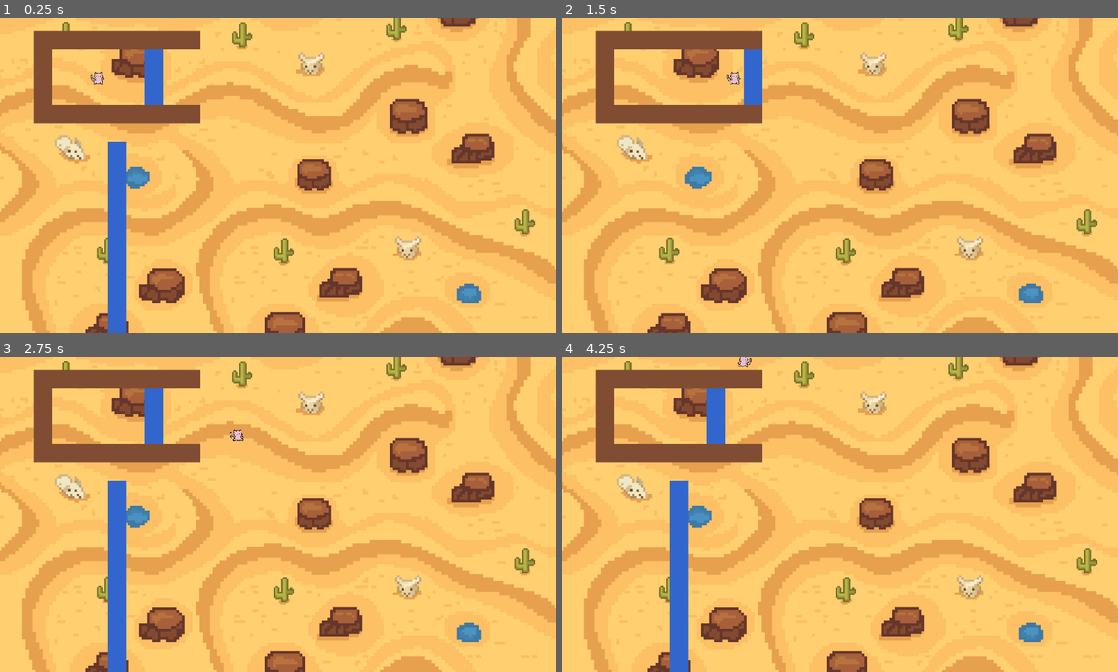
Above: before the commit, frames 1-4 (two rows, left to right).
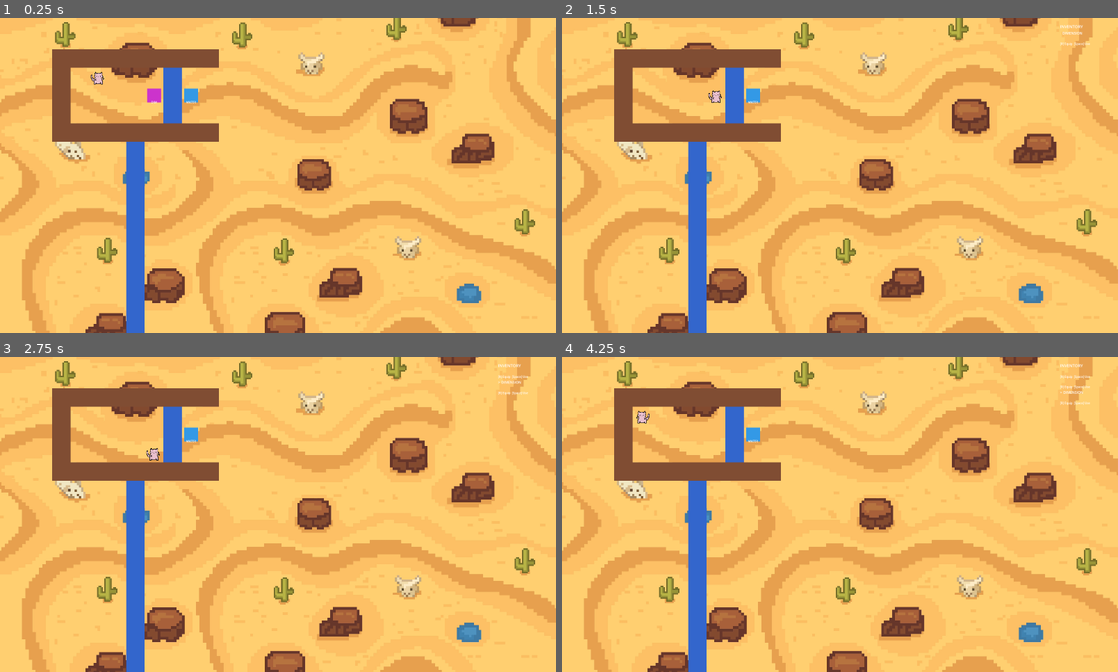
Above: after the commit, the same moments.

Repository: Lem0naise/damaskus
Game: Godot game, scene res://ingame.tscn
Same seed, same stepped clock (60 frames per second), same inputs: the game is played once before the commit and once after it. This scene is started directly instead of the project's main scene.
Inputs:
- Up to frame 1 (0.25 s): no input
- Up to frame 2 (1.5 s): tap Enter (ui_accept) at 0.5, 0.77, 1.07 s; hold Right (ui_right) 0.53-1.28 s; tap R (equip_mask, bound only after the commit) at 0.6 s; tap E (pickup, bound only after the commit) at 0.8, 1.35 s; hold Down (ui_down) from 1.28 s (still down)
- Up to frame 3 (2.75 s): tap Enter (ui_accept) at 1.52, 1.55, 1.82, 2.1 s; release Down (ui_down) at 2.03 s; hold Right (ui_right) from 2.03 s (still down); tap R (equip_mask, bound only after the commit) at 2.3 s
- Up to frame 4 (4.25 s): release Right (ui_right) at 2.78 s; hold Up (ui_up) 2.78-3.53 s; tap R (equip_mask, bound only after the commit) at 2.85 s; tap Enter (ui_accept) at 3.02, 3.32, 3.77, 3.8, 4.07 s; tap E (pickup, bound only after the commit) at 3.05, 3.6 s; hold Left (ui_left) from 3.53 s (still down)

The runs differ from the first frame. In frame 1, 13% of the frame differs, in the area x 6-40%, y 3-100%; in frame 2, 11%; in frame 3, 13%; in frame 4, 13%, in the area x 6-95%, y 0-100%.

Commit message:
Implement mask system with inventory management; add dimension and water masks, and update player controls for mask interactions

Diff:
--- a/ingame.tscn
+++ b/ingame.tscn
@@ -1,12 +1,14 @@
 [gd_scene format=3 uid="uid://be6wlemx8vb0v"]
 
 [ext_resource type="Script" uid="uid://b1b838dtpkty8" path="res://scripts/core/GridManager.gd" id="1_gridmanager"]
-[ext_resource type="Script" path="res://scripts/core/IngameManager.gd" id="1_ingamemanager"]
+[ext_resource type="Script" uid="uid://dbfxa2deqsx6x" path="res://scripts/core/IngameManager.gd" id="1_ingamemanager"]
 [ext_resource type="PackedScene" uid="uid://bvw8qm7xj0qqn" path="res://scenes/player.tscn" id="2_player"]
 [ext_resource type="Script" uid="uid://cunkdau8fdrh" path="res://scripts/core/GridDrawer.gd" id="4_griddrawer"]
 [ext_resource type="PackedScene" uid="uid://cqkw5y8nx7xle" path="res://scenes/objects/wall.tscn" id="5_wall"]
 [ext_resource type="PackedScene" uid="uid://dlonf04fiy5nb" path="res://scenes/objects/water.tscn" id="6_water"]
 [ext_resource type="Texture2D" uid="uid://c28f11wxipbai" path="res://assets/background.png" id="7_ic5ef"]
+[ext_resource type="PackedScene" uid="uid://cnqvj8wry4nxi" path="res://scenes/ui/inventory_ui.tscn" id="8_inventory"]
+[ext_resource type="PackedScene" uid="uid://brxn5px8j3xkr" path="res://scenes/objects/mask.tscn" id="9_mask"]
 
 [node name="Ingame" type="Node2D" unique_id=1079480780]
 script = ExtResource("1_ingamemanager")
@@ -33,144 +35,159 @@
 [node name="Walls" type="Node2D" parent="." unique_id=339236577]
 
 [node name="Wall1" parent="Walls" unique_id=193411329 instance=ExtResource("5_wall")]
-position = Vector2(352, 224)
+position = Vector2(416, 288)
 dimension_ids = [0, 1]
 
 [node name="Wall2" parent="Walls" unique_id=645148250 instance=ExtResource("5_wall")]
-position = Vector2(544, 224)
+position = Vector2(608, 288)
 dimension_ids = [0, 1]
 
 [node name="Wall3" parent="Walls" unique_id=1159217957 instance=ExtResource("5_wall")]
-position = Vector2(416, 224)
+position = Vector2(480, 288)
 dimension_ids = [0, 1]
 
 [node name="Wall4" parent="Walls" unique_id=1211422296 instance=ExtResource("5_wall")]
-position = Vector2(672, 224)
+position = Vector2(736, 288)
 dimension_ids = [0, 1]
 
 [node name="Wall5" parent="Walls" unique_id=1661555857 instance=ExtResource("5_wall")]
-position = Vector2(608, 224)
+position = Vector2(672, 288)
 dimension_ids = [0, 1]
 
 [node name="Wall6" parent="Walls" unique_id=121459845 instance=ExtResource("5_wall")]
-position = Vector2(608, 480)
+position = Vector2(672, 544)
 dimension_ids = [0, 1]
 
 [node name="Wall7" parent="Walls" unique_id=1608762357 instance=ExtResource("5_wall")]
-position = Vector2(480, 480)
+position = Vector2(544, 544)
 dimension_ids = [0, 1]
 
 [node name="Wall8" parent="Walls" unique_id=1556159081 instance=ExtResource("5_wall")]
-position = Vector2(416, 480)
+position = Vector2(480, 544)
 dimension_ids = [0, 1]
 
 [node name="Wall13" parent="Walls" unique_id=1130877994 instance=ExtResource("5_wall")]
-position = Vector2(288, 480)
+position = Vector2(352, 544)
 dimension_ids = [0, 1]
 
 [node name="Wall9" parent="Walls" unique_id=1086298045 instance=ExtResource("5_wall")]
-position = Vector2(352, 480)
+position = Vector2(416, 544)
 dimension_ids = [0, 1]
 
 [node name="Wall10" parent="Walls" unique_id=1147903280 instance=ExtResource("5_wall")]
-position = Vector2(672, 480)
+position = Vector2(736, 544)
 dimension_ids = [0, 1]
 
 [node name="Wall11" parent="Walls" unique_id=910667753 instance=ExtResource("5_wall")]
-position = Vector2(544, 480)
+position = Vector2(608, 544)
 dimension_ids = [0, 1]
 
 [node name="Wall12" parent="Walls" unique_id=774506988 instance=ExtResource("5_wall")]
-position = Vector2(480, 224)
+position = Vector2(544, 288)
 dimension_ids = [0, 1]
 
 [node name="Wall14" parent="Walls" unique_id=240254217 instance=ExtResource("5_wall")]
-position = Vector2(224, 224)
+position = Vector2(288, 288)
 dimension_ids = [0, 1]
 
 [node name="Wall15" parent="Walls" unique_id=1535500232 instance=ExtResource("5_wall")]
-position = Vector2(288, 224)
+position = Vector2(352, 288)
 dimension_ids = [0, 1]
 
 [node name="Wall16" parent="Walls" unique_id=588578015 instance=ExtResource("5_wall")]
+position = Vector2(288, 544)
+dimension_ids = [0, 1]
+
+[node name="Wall17" parent="Walls" unique_id=1101844957 instance=ExtResource("5_wall")]
+position = Vector2(224, 288)
+dimension_ids = [0, 1]
+
+[node name="Wall18" parent="Walls" unique_id=1963182373 instance=ExtResource("5_wall")]
 position = Vector2(224, 480)
 dimension_ids = [0, 1]
 
-[node name="Wall17" parent="Walls" unique_id=1101844957 instance=ExtResource("5_wall")]
-position = Vector2(160, 224)
-dimension_ids = [0, 1]
-
-[node name="Wall18" parent="Walls" unique_id=1963182373 instance=ExtResource("5_wall")]
-position = Vector2(160, 416)
-dimension_ids = [0, 1]
-
 [node name="Wall19" parent="Walls" unique_id=1900868947 instance=ExtResource("5_wall")]
-position = Vector2(160, 288)
+position = Vector2(224, 352)
 dimension_ids = [0, 1]
 
 [node name="Wall20" parent="Walls" unique_id=1007116767 instance=ExtResource("5_wall")]
-position = Vector2(160, 352)
+position = Vector2(224, 416)
 dimension_ids = [0, 1]
 
 [node name="Wall21" parent="Walls" unique_id=1067806368 instance=ExtResource("5_wall")]
-position = Vector2(160, 480)
+position = Vector2(224, 544)
 dimension_ids = [0, 1]
 
 [node name="Water" type="Node2D" parent="." unique_id=1636455866]
 
 [node name="Water1" parent="Water" unique_id=1069940404 instance=ExtResource("6_water")]
-position = Vector2(416, 672)
+position = Vector2(480, 736)
 
 [node name="Water2" parent="Water" unique_id=1995521747 instance=ExtResource("6_water")]
-position = Vector2(416, 608)
+position = Vector2(480, 672)
+
+[node name="Water18" parent="Water" unique_id=813737547 instance=ExtResource("6_water")]
+position = Vector2(480, 608)
 
 [node name="Water3" parent="Water" unique_id=1711233800 instance=ExtResource("6_water")]
-position = Vector2(416, 1248)
+position = Vector2(480, 1312)
 
 [node name="Water4" parent="Water" unique_id=2126841222 instance=ExtResource("6_water")]
-position = Vector2(544, 352)
+position = Vector2(608, 416)
 
 [node name="Water5" parent="Water" unique_id=1927024345 instance=ExtResource("6_water")]
-position = Vector2(544, 416)
+position = Vector2(608, 480)
 
 [node name="Water6" parent="Water" unique_id=1371371859 instance=ExtResource("6_water")]
-position = Vector2(672, 416)
+position = Vector2(736, 480)
 dimension_ids = [1]
 
 [node name="Water7" parent="Water" unique_id=972238219 instance=ExtResource("6_water")]
-position = Vector2(544, 288)
+position = Vector2(608, 352)
 
 [node name="Water8" parent="Water" unique_id=1822422196 instance=ExtResource("6_water")]
-position = Vector2(416, 800)
+position = Vector2(480, 864)
 
 [node name="Water9" parent="Water" unique_id=928695930 instance=ExtResource("6_water")]
-position = Vector2(416, 1184)
+position = Vector2(480, 1248)
 
 [node name="Water17" parent="Water" unique_id=624165737 instance=ExtResource("6_water")]
-position = Vector2(672, 352)
+position = Vector2(736, 416)
 dimension_ids = [1]
 
 [node name="Water10" parent="Water" unique_id=944526456 instance=ExtResource("6_water")]
-position = Vector2(416, 1120)
+position = Vector2(480, 1184)
 
 [node name="Water11" parent="Water" unique_id=1492278661 instance=ExtResource("6_water")]
-position = Vector2(416, 1056)
+position = Vector2(480, 1120)
 
 [node name="Water12" parent="Water" unique_id=629211257 instance=ExtResource("6_water")]
-position = Vector2(416, 992)
+position = Vector2(480, 1056)
 
 [node name="Water13" parent="Water" unique_id=333128214 instance=ExtResource("6_water")]
-position = Vector2(416, 928)
+position = Vector2(480, 992)
 
 [node name="Water14" parent="Water" unique_id=529196536 instance=ExtResource("6_water")]
-position = Vector2(416, 864)
+position = Vector2(480, 928)
 
 [node name="Water15" parent="Water" unique_id=1379613661 instance=ExtResource("6_water")]
-position = Vector2(672, 288)
+position = Vector2(736, 352)
 dimension_ids = [1]
 
 [node name="Water16" parent="Water" unique_id=341358967 instance=ExtResource("6_water")]
-position = Vector2(416, 736)
+position = Vector2(480, 800)
 
 [node name="Camera2D" type="Camera2D" parent="." unique_id=589967515]
 position = Vector2(972, 692)
+
+[node name="InventoryUI" parent="." instance=ExtResource("8_inventory")]
+
+[node name="Masks" type="Node2D" parent="."]
+
+[node name="DimensionMask" parent="Masks" instance=ExtResource("9_mask")]
+position = Vector2(544, 416)
+mask_type = 1
+
+[node name="WaterMask" parent="Masks" instance=ExtResource("9_mask")]
+position = Vector2(672, 416)
+mask_type = 2
--- a/project.godot
+++ b/project.godot
@@ -45,6 +45,16 @@
 "events": [Object(InputEventKey,"resource_local_to_scene":false,"resource_name":"","device":0,"window_id":0,"alt_presse …(189 unchanged characters)…
 ]
 }
+pickup={
+"deadzone": 0.5,
+"events": [Object(InputEventKey,"resource_local_to_scene":false,"resource_name":"","device":0,"window_id":0,"alt_pressed":false,"shift_pressed":false,"ctrl_pressed":false,"meta_pressed":false,"pressed":false,"keycode":0,"physical_keycode":69,"key_label":0,"unicode":0,"location":0,"echo":false,"script":null)
+]
+}
+equip_mask={
+"deadzone": 0.5,
+"events": [Object(InputEventKey,"resource_local_to_scene":false,"resource_name":"","device":0,"window_id":0,"alt_pressed":false,"shift_pressed":false,"ctrl_pressed":false,"meta_pressed":false,"pressed":false,"keycode":0,"physical_keycode":82,"key_label":0,"unicode":0,"location":0,"echo":false,"script":null)
+]
+}
 
 [physics]
 
--- /dev/null
+++ b/scenes/objects/mask.tscn
@@ -0,0 +1,6 @@
+[gd_scene format=3 uid="uid://brxn5px8j3xkr"]
+
+[ext_resource type="Script" path="res://scripts/objects/Mask.gd" id="1_mask"]
+
+[node name="Mask" type="Node2D"]
+script = ExtResource("1_mask")
--- /dev/null
+++ b/scenes/ui/inventory_ui.tscn
@@ -0,0 +1,10 @@
+[gd_scene load_steps=2 format=3 uid="uid://cnqvj8wry4nxi"]
+
+[ext_resource type="Script" path="res://scripts/ui/InventoryUI.gd" id="1_inventory"]
+
+[node name="InventoryUI" type="CanvasLayer"]
+script = ExtResource("1_inventory")
+
+[node name="InventoryContainer" type="VBoxContainer" parent="."]
+offset_right = 200.0
+offset_bottom = 300.0
--- a/scripts/entities/Player.gd
+++ b/scripts/entities/Player.gd
@@ -26,8 +26,9 @@
 var last_held_direction: Vector2i = Vector2i.ZERO
 
 # Mask system
-enum MaskType { NONE, GOLEM, SPIRIT, MIRROR, MIMIC }
+enum MaskType { NONE, DIMENSION, WATER }
 var current_mask: MaskType = MaskType.NONE
+var inventory: Array[MaskType] = []  # Masks the player has collected
 
 # Player state (NULL state by default)
 var is_intangible: bool = false  # Can walk through walls when true
@@ -71,9 +72,18 @@
 	# Handle input
 	handle_input()
 
-	# Handle dimension switching
+	# Handle dimension switching (only if wearing DIMENSION mask)
 	if Input.is_action_just_pressed("ui_accept"):  # Default: spacebar
-		switch_dimension()
+		if current_mask == MaskType.DIMENSION:
+			switch_dimension()
+
+	# Handle pickup
+	if Input.is_action_just_pressed("pickup"):  # E key
+		try_pickup()
+
+	# Handle equip mask
+	if Input.is_action_just_pressed("equip_mask"):  # R key
+		cycle_equipped_mask()
 
 	# Process movement
 	if is_moving:
@@ -87,6 +97,7 @@
 # Switch dimension and update all objects
 func switch_dimension():
 	current_dimension = (current_dimension + 1) % NUM_DIMENSIONS
+	print("Switched to dimension ", current_dimension)
 	# Notify all objects to update their visibility/collision
 	var ingame = get_tree().get_root().get_node("Ingame")
 	if ingame:
@@ -95,6 +106,50 @@
 				for obj in ingame.get_node(group).get_children():
 					if obj.has_method("update_dimension_visibility"):
 						obj.update_dimension_visibility(current_dimension)
+
+# Try to pick up a mask at the current position
+func try_pickup():
+	var ingame = get_tree().get_root().get_node("Ingame")
+	if not ingame or not ingame.has_node("Masks"):
+		return
+
+	# Check for masks at current grid position
+	for mask_obj in ingame.get_node("Masks").get_children():
+		if mask_obj.has_method("pickup"):
+			var mask_grid_pos = grid_manager.world_to_grid(mask_obj.global_position)
+			if mask_grid_pos == grid_position:
+				# Pick up the mask
+				var mask_type = mask_obj.mask_type
+				if not inventory.has(mask_type):
+					inventory.append(mask_type)
+					print("Picked up ", MaskType.keys()[mask_type], " mask!")
+					mask_obj.pickup()
+					update_inventory_ui()
+				return
+
+# Cycle through equipped masks
+func cycle_equipped_mask():
+	if inventory.size() == 0:
+		print("No masks in inventory!")
+		return
+
+	# Find current mask index in inventory
+	var current_index = inventory.find(current_mask)
+
+	# Cycle to next mask in inventory
+	if current_index == -1:
+		# No mask equipped, equip first in inventory
+		wear_mask(inventory[0])
+	else:
+		# Cycle to next mask
+		var next_index = (current_index + 1) % inventory.size()
+		wear_mask(inventory[next_index])
+
+# Update inventory UI
+func update_inventory_ui():
+	var ui = get_node_or_null("/root/Ingame/InventoryUI")
+	if ui and ui.has_method("update_inventory"):
+		ui.update_inventory(inventory, current_mask)
 
 func handle_input():
 	var input_dir = Vector2i.ZERO
@@ -174,9 +229,28 @@
 
 	# Check for solid tiles (walls, water, etc.) in the current dimension
 	if grid_manager.is_solid(target_pos, current_dimension):
+		# Special case: if it's water and we have FLOAT property, we can pass
+		if is_water_tile(target_pos) and has_property("FLOAT"):
+			return true
 		return false
 
 	return true
+
+func is_water_tile(target_pos: Vector2i) -> bool:
+	# Check if there's a water object at this position
+	var ingame = get_tree().get_root().get_node("Ingame")
+	if not ingame or not ingame.has_node("Water"):
+		return false
+
+	for water_obj in ingame.get_node("Water").get_children():
+		if grid_manager:
+			var water_grid_pos = grid_manager.world_to_grid(water_obj.global_position)
+			if water_grid_pos == target_pos:
+				# Check if this water is in the current dimension
+				if water_obj.has_method("update_dimension_visibility"):
+					return water_obj.visible
+				return true
+	return false
 
 func animate_movement(delta):
 	var target_world_pos = grid_manager.grid_to_world(grid_position)
@@ -214,6 +288,7 @@
 func wear_mask(mask_type: MaskType):
 	current_mask = mask_type
 	update_mask_properties()
+	update_inventory_ui()
 
 func remove_mask():
 	current_mask = MaskType.NONE
@@ -225,28 +300,19 @@
 
 	match current_mask:
 		MaskType.NONE:
-			# NULL state - solid by default, can't walk through walls
+			# NULL state - solid by default, can't walk through walls or water
 			is_intangible = false
-
-		MaskType.GOLEM:
-			# SOLID, HEAVY, SINK
+			properties = []
+
+		MaskType.DIMENSION:
+			# DIMENSION - allows switching between dimensions with spacebar
 			is_intangible = false
-			properties = ["SOLID", "HEAVY", "SINK"]
-
-		MaskType.SPIRIT:
-			# FLOAT, WEAK
+			properties = ["DIMENSION_SHIFT"]
+
+		MaskType.WATER:
+			# WATER - allows floating on water
 			is_intangible = false
-			properties = ["FLOAT", "WEAK"]
-
-		MaskType.MIRROR:
-			# REFLECT
-			is_intangible = false
-			properties = ["SOLID", "REFLECT"]
-
-		MaskType.MIMIC:
-			# COPY
-			is_intangible = false
-			properties = ["SOLID", "COPY"]
+			properties = ["FLOAT"]
 
 	print("Mask changed: ", MaskType.keys()[current_mask], " Properties: ", properties)
 
--- /dev/null
+++ b/scripts/objects/Mask.gd
@@ -0,0 +1,67 @@
+@tool
+extends GameObject
+class_name Mask
+
+# Match Player's MaskType enum
+enum MaskType { NONE, DIMENSION, WATER }
+
+@export var mask_type: MaskType = MaskType.DIMENSION
+var sprite: ColorRect
+var label: Label
+
+func _ready():
+	# Masks are not solid, player can walk through them
+	is_solid = false
+	is_pushable = false
+	object_type = "mask"
+
+	# Create sprite if it doesn't exist
+	if not sprite:
+		create_sprite()
+
+	# Call parent ready to register with grid
+	super._ready()
+
+func create_sprite():
+	# Remove any existing children first
+	for child in get_children():
+		if child is ColorRect or child is Label:
+			child.queue_free()
+
+	# Create visual representation
+	sprite = ColorRect.new()
+	sprite.size = Vector2(48, 48)
+	sprite.position = Vector2(-24, -24)
+	sprite.color = get_mask_color()
+	add_child(sprite)
+
+	# Add label
+	label = Label.new()
+	label.position = Vector2(-28, 16)
+	label.size = Vector2(56, 20)
+	label.text = get_mask_name()
+	label.horizontal_alignment = HORIZONTAL_ALIGNMENT_CENTER
+	label.add_theme_font_size_override("font_size", 10)
+	add_child(label)
+
+func get_mask_color() -> Color:
+	match mask_type:
+		MaskType.DIMENSION:
+			return Color(0.8, 0.2, 0.8, 1)  # Purple
+		MaskType.WATER:
+			return Color(0.2, 0.6, 0.9, 1)  # Blue
+		_:
+			return Color(1, 1, 1, 1)
+
+func get_mask_name() -> String:
+	match mask_type:
+		MaskType.DIMENSION:
+			return "DIM"
+		MaskType.WATER:
+			return "WATER"
+		_:
+			return "MASK"
+
+func pickup():
+	# Called when player picks up this mask
+	queue_free()
--- /dev/null
+++ b/scripts/ui/InventoryUI.gd
@@ -0,0 +1,53 @@
+extends CanvasLayer
+
+@onready var inventory_container: VBoxContainer = $InventoryContainer
+@onready var player: Player = get_node("/root/Ingame/Player")
+
+func _ready():
+	# Position in top-right
+	inventory_container.position = Vector2(1720, 20)
+
+func update_inventory(inventory: Array, equipped_mask):
+	# Clear existing items
+	for child in inventory_container.get_children():
+		if child is HBoxContainer:
+			child.queue_free()
+
+	# Add title
+	if inventory_container.get_child_count() == 0:
+		var title = Label.new()
+		title.text = "INVENTORY"
+		title.add_theme_font_size_override("font_size", 14)
+		inventory_container.add_child(title)
+
+	# Add each mask in inventory
+	for mask_type in inventory:
+		var row = HBoxContainer.new()
+
+		# Equipped indicator
+		var indicator = Label.new()
+		indicator.text = ">" if mask_type == equipped_mask else " "
+		indicator.add_theme_font_size_override("font_size", 12)
+		row.add_child(indicator)
+
+		# Mask name
+		var mask_label = Label.new()
+		mask_label.text = get_mask_name(mask_type)
+		mask_label.add_theme_font_size_override("font_size", 12)
+		row.add_child(mask_label)
+
+		inventory_container.add_child(row)
+
+	# Add controls hint
+	if inventory.size() > 0:
+		var hint = Label.new()
+		hint.text = "\n[R] Equip  [Space] Use"
+		hint.add_theme_font_size_override("font_size", 10)
+		inventory_container.add_child(hint)
+
+func get_mask_name(mask_type) -> String:
+	match mask_type:
+		0: return "NONE"
+		1: return "DIMENSION"
+		2: return "WATER"
+		_: return "UNKNOWN"
Not shown, added: scripts/objects/Mask.gd.uid
Not shown, added: scripts/ui/InventoryUI.gd.uid
